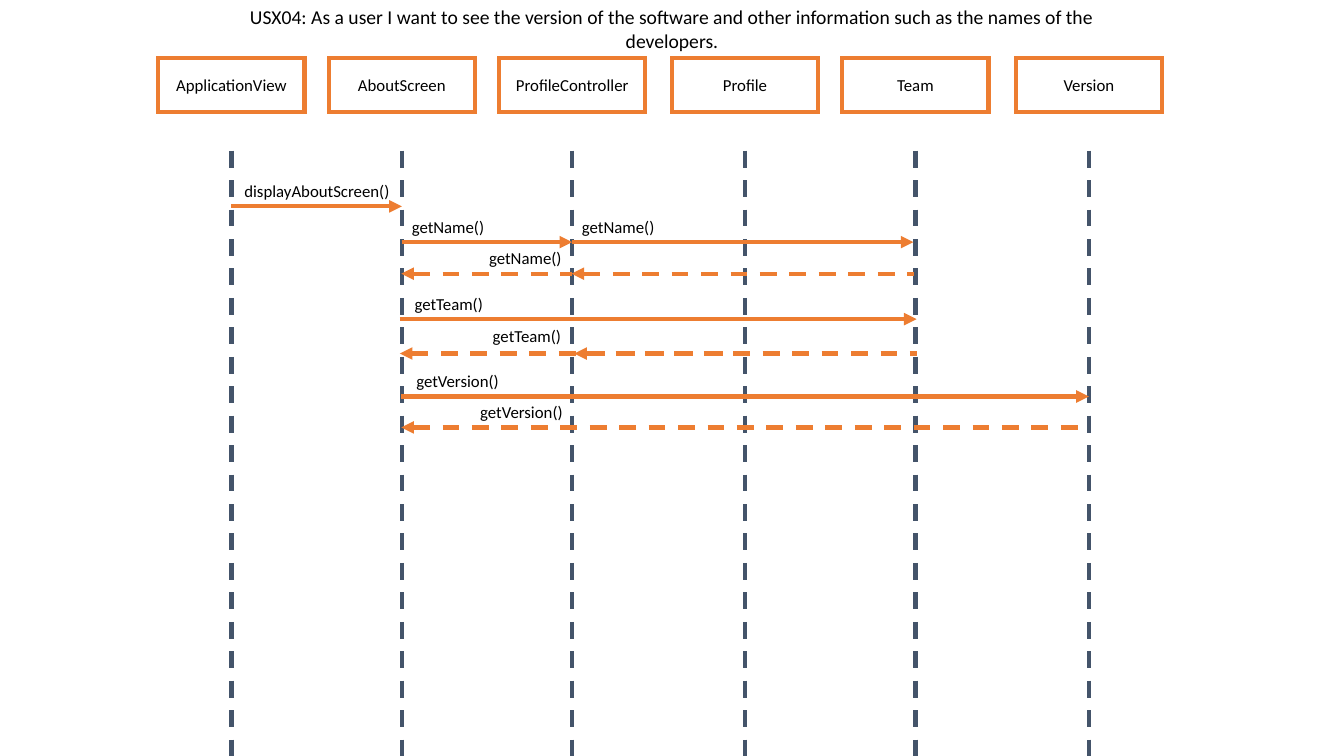
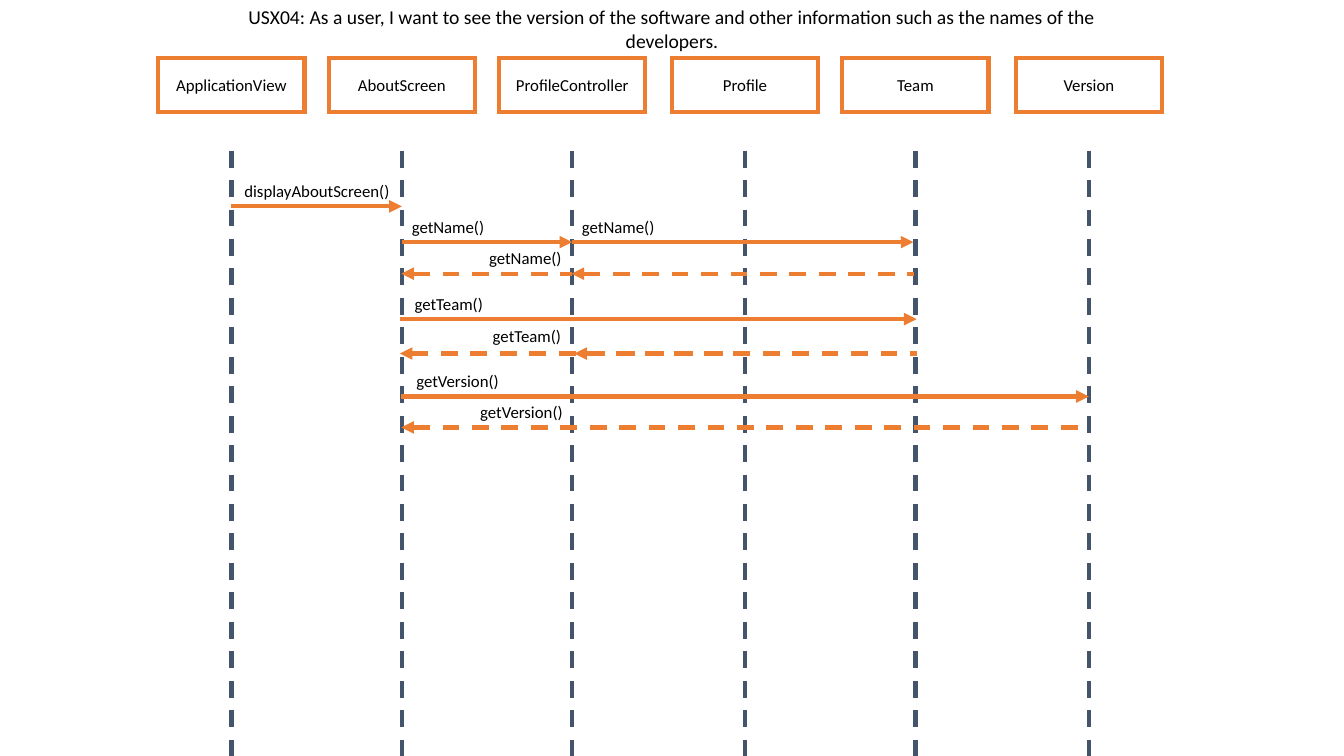
Before and after one commit to dgreen29/Creative-Tech-Brains, a slide deck: slide 7 of documentation/AppDesign.pptx. Drawn at 1344x756 pixels with LibreOffice and Linux fonts; fonts in the diff are those of the drawing. Boxes give left, top, right and bottom in pixels: in the first picture for what was removed or moved away, otherwise in the second. Text is boxed around its words. In the diff, an @@ line names an element or a change of style, - is before the commit and + after.

```diff
--- a/documentation/AppDesign.pptx
+++ b/documentation/AppDesign.pptx
@@ text at (248, 10, 1095, 51): text changed @@
-USX04: As a user I want to see the version of the software and other information such as the names of the developers.
+USX04: As a user, I want to see the version of the software and other information such as the names of the developers.
```
Also in this commit, not shown: 6 other files.
